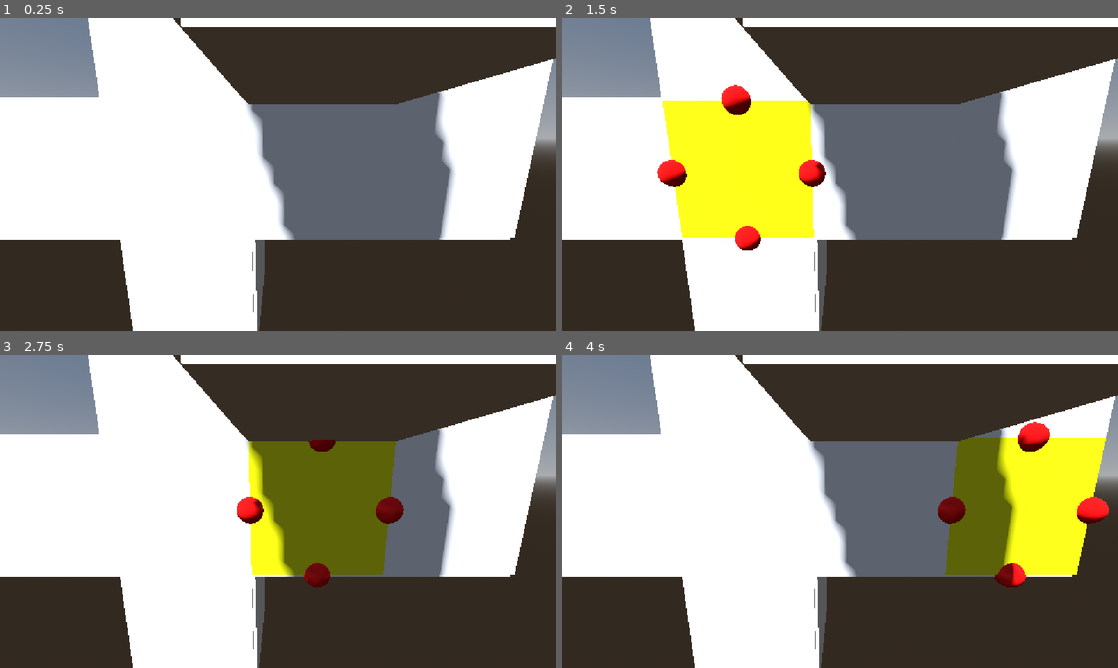
Above: before the commit, frames 1-4 (two rows, left to right).
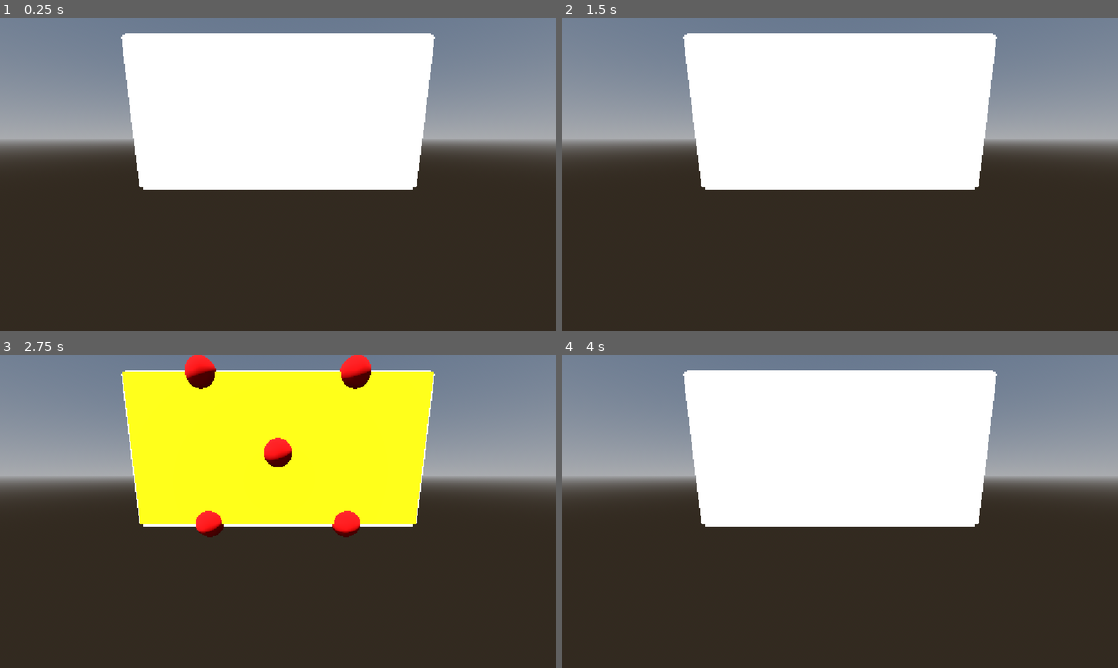
Above: after the commit, the same moments.

Repository: Turnute/PolyFold
Game: Godot game, scene res://scenes/GameScene.tscn
Same seed, same stepped clock (60 frames per second), same inputs: the game is played once before the commit and once after it.
Inputs (mouse positions are in pixels of both pictures, inside the frame that each line leads up to):
- Up to frame 1 (0.25 s): no input
- Up to frame 2 (1.5 s): tap Enter at 0.5 s; move the mouse to (962, 158) at 0.52 s; click (962, 158) at 0.67 s; tap Space at 1.25 s; drag from (728, 190) to (812, 237) at 1.27 s
- Up to frame 3 (2.75 s): tap Enter at 2 s; move the mouse to (333, 442) at 2.02 s; click (333, 442) at 2.17 s
- Up to frame 4 (4 s): tap Space at 2.75 s; drag from (812, 574) to (673, 464) at 2.77 s; tap Enter at 3.5 s; move the mouse to (1006, 558) at 3.52 s; click (1006, 558) at 3.67 s

The runs differ from the first frame. In frame 1, 62% of the frame differs, in the area x 0-100%, y 0-100%; in frame 2, 68%; in frame 3, 71%; in frame 4, 62%.

Commit message:
Fold and unfold connected face groups
Move coplanar face groups together during drag previews and unfolding, preserve hinge connections, and refresh selection across planar faces. Load the polycube from its data resource when spawning.

Diff:
--- a/polyfold/scripts/FoldDragController.gd
+++ b/polyfold/scripts/FoldDragController.gd
@@ -36,6 +36,8 @@
 var _drag_direction: int = 0
 ## Whether the preview is snapped to a quarter turn.
 var _drag_snapped: bool = false
+## Dictionary of Face -> initial Transform3D.
+var _drag_initial_transforms: Dictionary = {}
 
 
 ## Stores the initial drag geometry and resets the interaction.
@@ -83,6 +85,17 @@
 	_drag_snapped = false
 	_drag_state = DragState.DRAGGING
 
+	_drag_initial_transforms.clear()
+
+	var group: Array[int] = _target.getFoldGroup(
+		_drag_face._id_face,
+		_drag_edge._side
+	)
+
+	for face_id in group:
+		var member: Face = _target.getFaceFromFaceId(face_id)
+		_drag_initial_transforms[member] = member.global_transform
+
 
 ## Updates the preview and consumes input while dragging.
 func dragEdgeInput(event: InputEvent) -> bool:
@@ -135,7 +148,9 @@
 
 	if is_instance_valid(_drag_face):
 		# Restore the initial pose before applying the full quarter turn.
-		_drag_face.global_transform = _drag_initial_transform
+		for face in _drag_initial_transforms:
+			if is_instance_valid(face):
+				face.global_transform = _drag_initial_transforms[face]
 
 		if (
 			commit
@@ -159,12 +174,21 @@
 	_drag_angle = 0.0
 	_drag_direction = 0
 	_drag_snapped = false
+	_drag_initial_transforms.clear()
 
 
 ## Sets the preview angle relative to the initial pose.
 func setPreviewAngle(angle: float) -> void:
-	_drag_face.global_transform = _drag_initial_transform
-	_drag_face.rotateAroundEdge(_drag_hinge, angle)
+	var rotation := Basis(_drag_axis, deg_to_rad(angle))
+
+	for face in _drag_initial_transforms:
+		var t: Transform3D = _drag_initial_transforms[face]
+
+		t.origin = _drag_pivot + rotation * (t.origin - _drag_pivot)
+		t.basis = rotation * t.basis
+
+		face.global_transform = t
+
 	_drag_angle = angle
 
 
--- a/polyfold/scripts/SpawnPolycube.gd
+++ b/polyfold/scripts/SpawnPolycube.gd
@@ -8,7 +8,7 @@
 ## Spawns polycube based on a PolycubeData object
 func init_polycube() -> void:
 	var data : PolycubeData = load(data_str)
-	var polycube : Polycube = PolycubeFactory.generatePolycube(10, 3)
+	var polycube : Polycube = PolycubeFactory.loadPolycube(data)
 
 	polycube.name = "Polycube"
 	add_child(polycube)
--- a/polyfold/scripts/gameRoot/Unfolder.gd
+++ b/polyfold/scripts/gameRoot/Unfolder.gd
@@ -10,29 +10,55 @@
 	return pol.canFoldFace(face._id_face, action._edge)
 
 ## Executes an unfolding move and updates face connections.
-# TODO : Handle unfolding groups
 static func executeMove(action : UnfoldAction, pol : Polycube) -> void:
 	if !validMove(action, pol):
 		return
 
-	action.print() # DEBUG
-
 	var folding_face : Face = pol.getFace(action._id_cube, action._face)
 	var folding_edge : Edge = folding_face._edges[action._edge]
-	var opposite_edge : Edge = folding_face.getOppositeEdge(folding_edge)
+	var hinge : Edge = folding_face.getOppositeEdge(folding_edge)
 
-	# Translate the direction to an angle in degrees.
-	var rot : float
-	if action._dir == UnfoldAction.DirEnum.FWD: rot = 90.0
-	else: rot = -90.0
+	var group : Array[int] = pol.getFoldGroup(folding_face._id_face, action._edge)
+	var hinge_neighbour : int = folding_face.getNeighbouringFace(hinge._side)
 
-	# Rotate the face around the opposite edge.
-	folding_face.rotateAroundEdge(opposite_edge, rot)
+	var pivot : Vector3 = hinge.global_position
+	var local_axis : Vector3 = Vector3.FORWARD
 
-	# Update face connections, keeping only the hinge connection.
-	var disconnected_faces : Array[int] = folding_face.disconnectFromEdge(opposite_edge)
-	for f_id in disconnected_faces :
-		var f : Face = pol.getFaceFromFaceId(f_id)
-		if f == null: print("no face from ", f_id)
-		else: f.disconnectFace(folding_face._id_face)
+	if hinge._side == Edge.EdgeEnum.LEFT or hinge._side == Edge.EdgeEnum.RIGHT:
+		local_axis = Vector3.RIGHT
+
+	var axis: Vector3 = (
+		folding_face.global_transform.basis * local_axis
+	).normalized()
+
+	var angle: float = 90.0
+	if action._dir == UnfoldAction.DirEnum.BWD:
+		angle = -90.0
+
+	var rotation := Basis(axis, deg_to_rad(angle))
+
+	for face_id in group:
+		var face: Face = pol.getFaceFromFaceId(face_id)
+		var t: Transform3D = face.global_transform
+
+		t.origin = pivot + rotation * (t.origin - pivot)
+		t.basis = rotation * t.basis
+
+		face.global_transform = t
+
+	for face_id in group:
+		var face: Face = pol.getFaceFromFaceId(face_id)
+
+		for i in range(face._adj_faces.size()):
+			var neighbour_id: int = face._adj_faces[i]
+
+			if neighbour_id == -1 or group.has(neighbour_id):
+				continue
+
+			if face_id == folding_face._id_face and neighbour_id == hinge_neighbour:
+				continue
+
+			face._adj_faces[i] = -1
+			pol.getFaceFromFaceId(neighbour_id).disconnectFace(face_id)
+
 	pol.refreshSelectedFaceEdges()
--- a/polyfold/scripts/polycubeDataStructure/Polycube.gd
+++ b/polyfold/scripts/polycubeDataStructure/Polycube.gd
@@ -130,59 +130,108 @@
 
 ## Removes selection from the face matching a valid face identifier.
 func unselectFace(face_id : int) -> void :
-	var f : Face = getFaceFromFaceId(face_id)
-	f.unselect()
-	if _selected_face_id == face_id:
-		_selected_face_id = -1
+	unselectAllFaces()
 
 ## Checks whether a face can be unfolded along a certain edge
-func canFoldFace(face_id : int, edge_side : Edge.EdgeEnum) -> bool :
-	var folding_face: Face = getFaceFromFaceId(face_id)
-	var grabbed_edge: Edge = folding_face._edges[edge_side]
-	var hinge: Edge = folding_face.getOppositeEdge(grabbed_edge)
-	var hinge_neighbour: int = folding_face.getNeighbouringFace(hinge._side)
-
-	if hinge_neighbour == -1 :
-		return false
-
-	var visited : Dictionary = {}
-	var pending : Array[int] = [face_id]
-	var next_index : int = 0
-
-	while next_index < pending.size():
-		var current_id: int = pending[next_index]
-		next_index += 1
-
-		var current_face: Face = getFaceFromFaceId(current_id)
-
-		for neighbour_id in current_face._adj_faces:
-			if neighbour_id == -1:
-				continue
-
-			if current_id == face_id and neighbour_id != hinge_neighbour:
-				continue
-
-			if neighbour_id == face_id and current_id != hinge_neighbour:
-				continue
-
-			if visited.has(neighbour_id):
-				continue
-
-			visited[neighbour_id] = true
-			pending.append(neighbour_id)
-
-	var face_count: int = 0
-	for cube in _cubes:
-		face_count += cube._faces.size()
-
-	return visited.size() == face_count
-
+func canFoldFace(face_id : int, edge_side : Edge.EdgeEnum) -> bool:
+	return not getFoldGroup(face_id, edge_side).is_empty()
+
+## TODO doc
 func refreshSelectedFaceEdges() -> void:
 	if _selected_face_id == -1:
 		return
 
-	var face: Face = getFaceFromFaceId(_selected_face_id)
-
-	for edge in face._edges:
-		var allowed: bool = canFoldFace(_selected_face_id, edge._side)
-		edge.showEdge(allowed)
+	for cube in _cubes:
+		for face in cube._faces:
+			face.unselect()
+
+	var group: Array[int] = getPlanarGroup(_selected_face_id)
+
+	for face_id in group:
+		var face: Face = getFaceFromFaceId(face_id)
+		face.select()
+
+		for edge in face._edges:
+			edge.showEdge(canFoldFace(face_id, edge._side))
+
+## Checks whether or not two faces are coplanar
+func areCoplanar(a : Face, b : Face) -> bool :
+	var normal_a : Vector3 = a.global_transform.basis.y.normalized()
+	var normal_b : Vector3 = b.global_transform.basis.y.normalized()
+
+	var parallel: bool = absf(normal_a.dot(normal_b)) >= 0.9999
+
+	var distance_to_plane: float = absf(
+		normal_a.dot(b.global_position - a.global_position)
+	)
+
+	return parallel and distance_to_plane <= 0.0001
+
+## Returns the coplanar group to a designated face
+func getPlanarGroup(face_id : int) -> Array[int] :
+	var ref : Face = getFaceFromFaceId(face_id)
+	var group : Array[int] = [face_id]
+	var visited : Dictionary = {}
+	var next_index : int = 0
+
+	visited[face_id] = true
+
+	while next_index < group.size() :
+		var current : Face = getFaceFromFaceId(group[next_index])
+		next_index += 1
+
+		for i in current._adj_faces:
+			# i is the neighbour face's id we are examining
+			if i == -1 or visited.has(i):
+				continue
+
+			visited[i] = true
+
+			if areCoplanar(ref, getFaceFromFaceId(i)):
+				group.append(i)
+
+	return group
+
+## Returns the whole folding group
+func getFoldGroup(face_id : int, edge_side : Edge.EdgeEnum) -> Array[int] :
+	var planar_group : Array[int] = getPlanarGroup(face_id)
+	var face : Face = getFaceFromFaceId(face_id)
+	var grabbed_edge : Edge = face._edges[edge_side]
+	var hinge: Edge = face.getOppositeEdge(grabbed_edge)
+	var hinge_neighbour: int = face.getNeighbouringFace(hinge._side)
+
+	if hinge_neighbour == -1:
+		return []
+
+	if planar_group.has(hinge_neighbour):
+		return[]
+
+	var stationary: Dictionary = {}
+	var pending: Array[int] = [hinge_neighbour]
+	var next_index: int = 0
+
+	stationary[hinge_neighbour] = true
+
+	while next_index < pending.size():
+		var current : Face = getFaceFromFaceId(pending[next_index])
+		next_index += 1
+
+		for i in current._adj_faces:
+			if i == -1:
+				continue
+			if planar_group.has(i):
+				continue
+			if stationary.has(i):
+				continue
+
+			stationary[i] = true
+			pending.append(i)
+
+	var moving_group : Array[int] = []
+
+	for cube in _cubes:
+		for f in cube._faces:
+			if not stationary.has(f._id_face):
+				moving_group.append(f._id_face)
+
+	return moving_group
